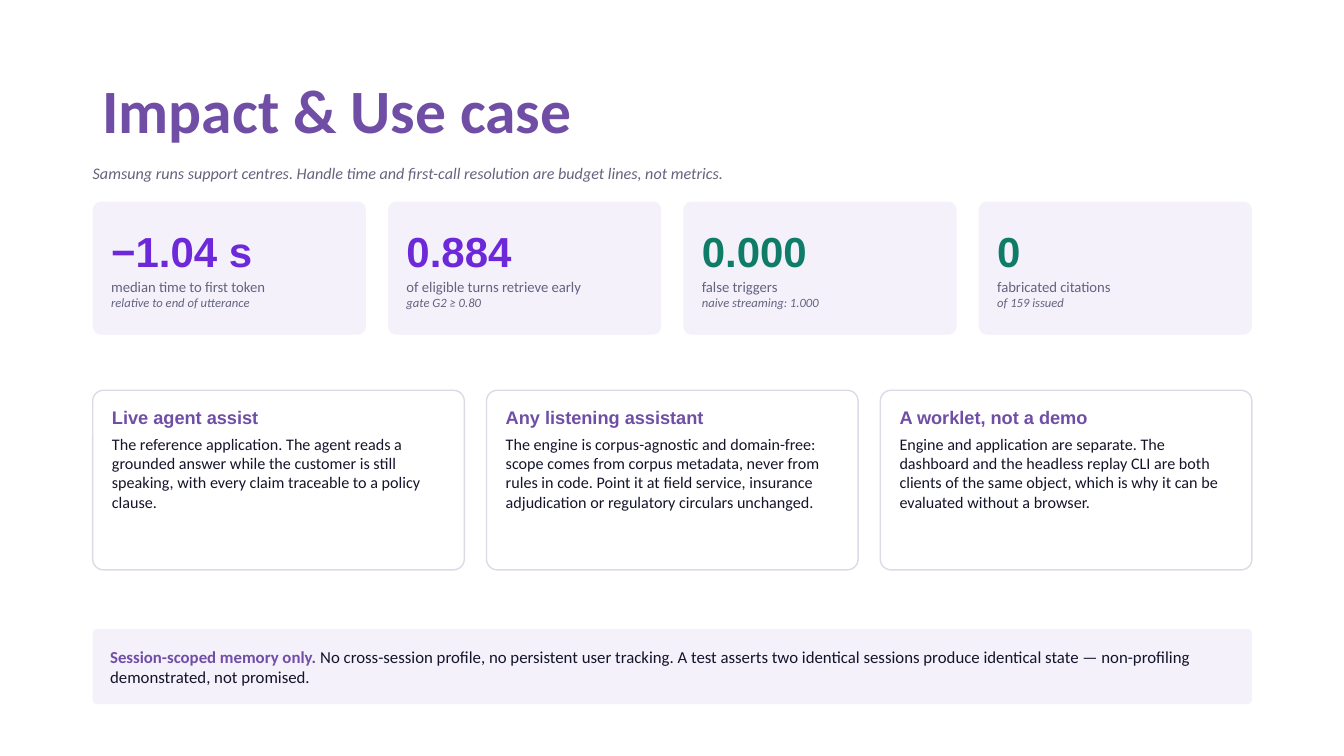
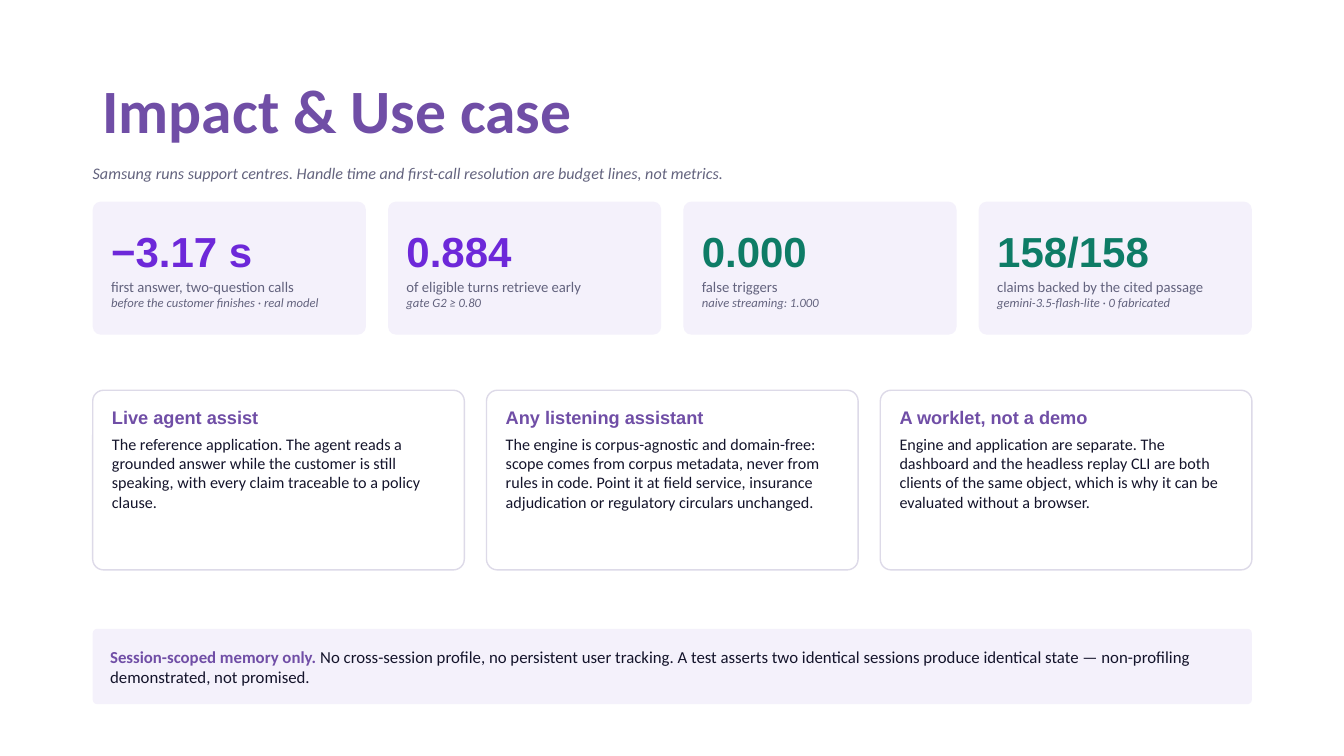
Before and after one commit to deathKiller10/ripple, a slide deck: slide 7 of VITVellore_Ripple_Submission.pptx. Drawn at 1344x756 pixels with LibreOffice and Linux fonts; fonts in the diff are those of the drawing. Boxes give left, top, right and bottom in pixels: in the first picture for what was removed or moved away, otherwise in the second. Text is boxed around its words. In the diff, an @@ line names an element or a change of style, - is before the commit and + after.

```diff
--- a/VITVellore_Ripple_Submission.pptx
+++ b/VITVellore_Ripple_Submission.pptx
@@ text in rounded rectangle at box(111, 237, 319, 309): text changed @@
-−1.04 s
-median time to first token
-relative to end of utterance
+−3.17 s
+first answer, two-question calls
+before the customer finishes · real model
@@ text in rounded rectangle at box(997, 236, 1203, 309): text changed; size 10.5 to 9 pt @@
-0
-fabricated citations
-of 159 issued
+158/158
+claims backed by the cited passage
+gemini-3.5-flash-lite · 0 fabricated
```
Also in this commit, not shown: 3 other slides changed, 1 other file.
